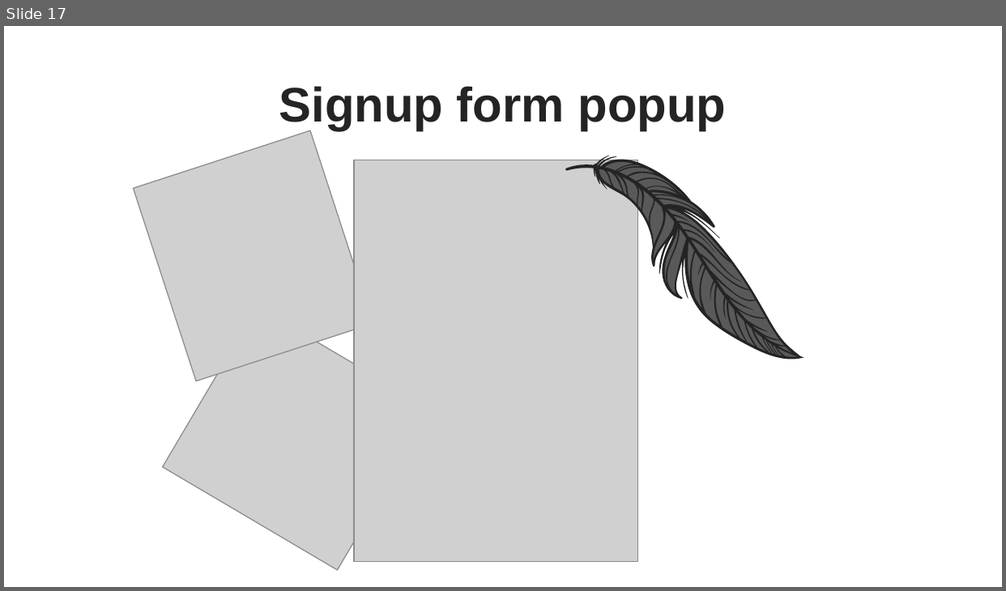
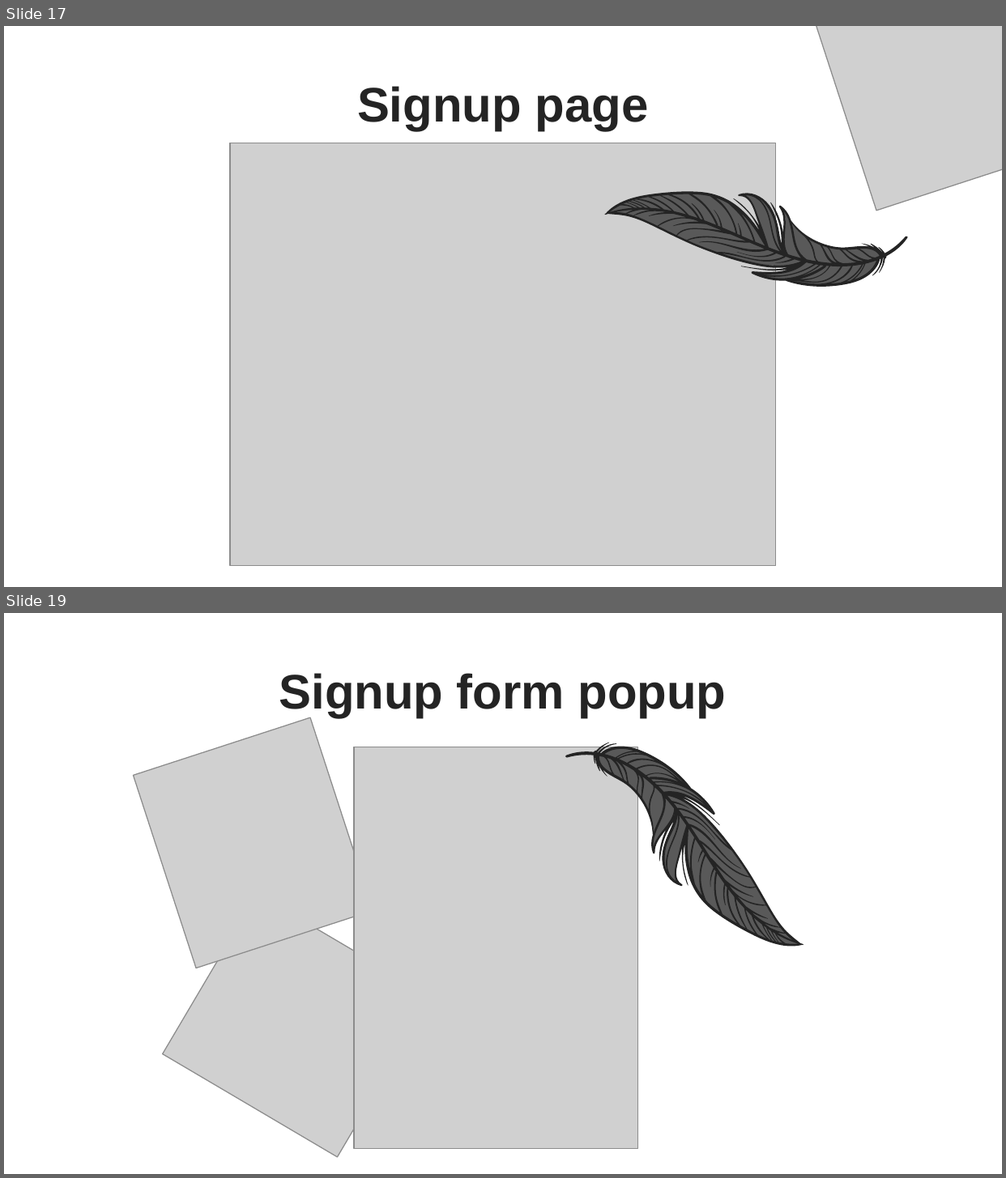
Before and after one commit to san-s/elibphp, a slide deck: WebSlide.pptx. Shown one above the other, each under a label of ours: slide 17 before the commit, slides 17 and 19 after it; the slides between them are not shown. The pictures are 1006x591 and 1006x1178 pixels, drawn with LibreOffice and Linux fonts; fonts in the diff are those of the drawing; grey boxes stand for pictures; background and template pictures are left out. Boxes give left, top, right and bottom in pixels: in the first picture for what was removed or moved away, otherwise in the second. Text is boxed around its words. In the diff, an @@ line names an element or a change of style, - is before the commit and + after.

```diff
--- a/WebSlide.pptx
+++ b/WebSlide.pptx
@@ slide 17 added at [4,26,1002,587], background picture (left out) @@
@@ picture added at [813,26,1002,211] @@
@@ title added at [357,86,649,130], 35 pt, text #242424, bold @@
+Signup page
@@ freeform shape added at [603,75,914,383], fill #242424 @@
@@ freeform shape added at [607,96,885,376], fill #595959 @@
@@ picture added at [231,143,777,566] @@
@@ what was slide 17 is now slide 19 @@
```
Also in this commit, not shown: 5 slides changed, 1 slide removed.
